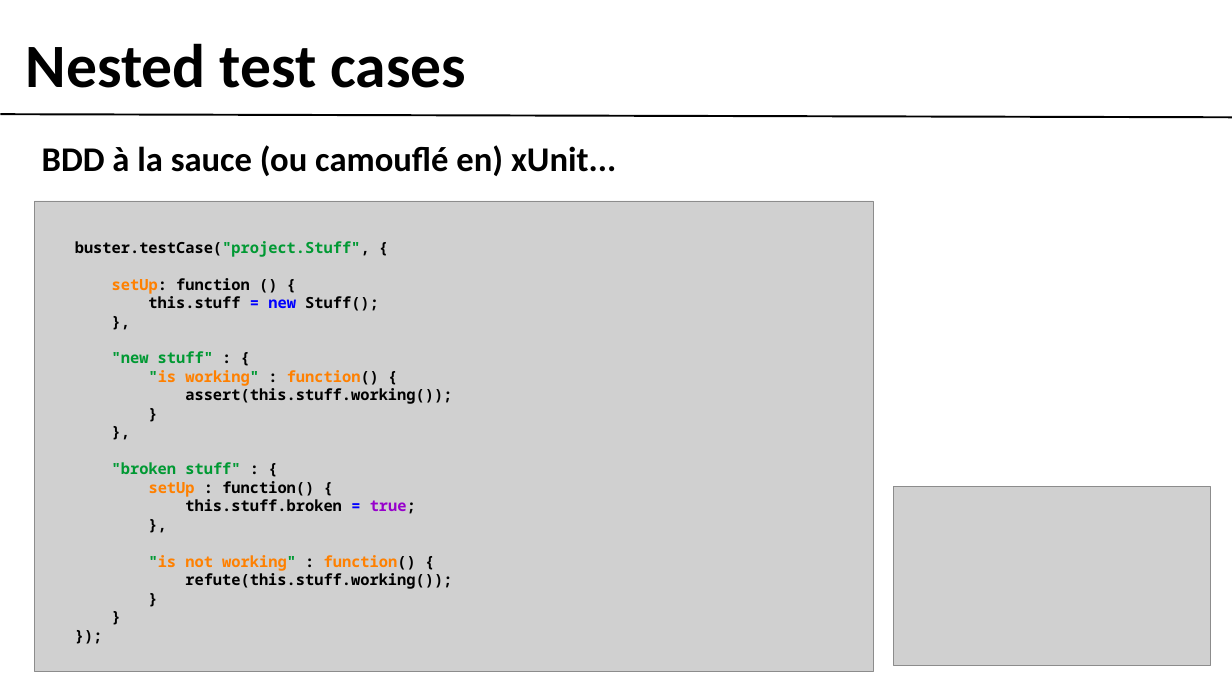
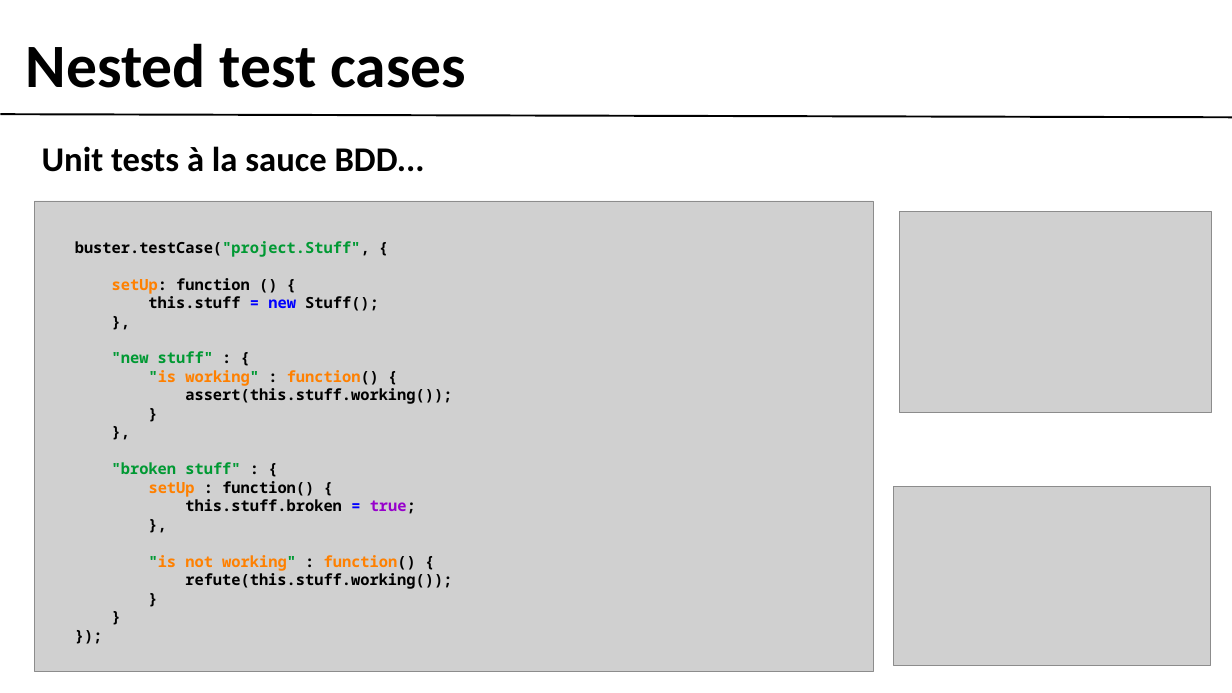
Before and after one commit to gobengo/devoxx-panorama-js-testing, a slide deck: slide 4 of doc/buster_part.ppt. Drawn at 1232x693 pixels with LibreOffice and Linux fonts; fonts in the diff are those of the drawing; grey boxes stand for pictures; background and template pictures are left out. Boxes give left, top, right and bottom in pixels: in the first picture for what was removed or moved away, otherwise in the second. Text is boxed around its words. In the diff, an @@ line names an element or a change of style, - is before the commit and + after.

```diff
--- a/doc/buster_part.ppt
+++ b/doc/buster_part.ppt
@@ text at [42, 146, 425, 172]: text changed @@
-BDD à la sauce (ou camouflé en) xUnit...
+Unit tests à la sauce BDD...
@@ picture added at [899, 211, 1211, 412] @@
```
Also in this commit, not shown: 5 other slides changed, 1 other file.
